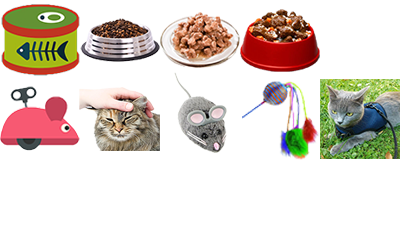
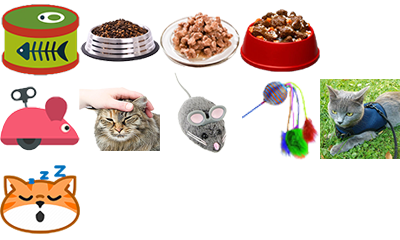
Layer changes from the first (400, 240) image to the second:
added layer "Слой 11" above "Слой 9" over [0, 165, 80, 234]
